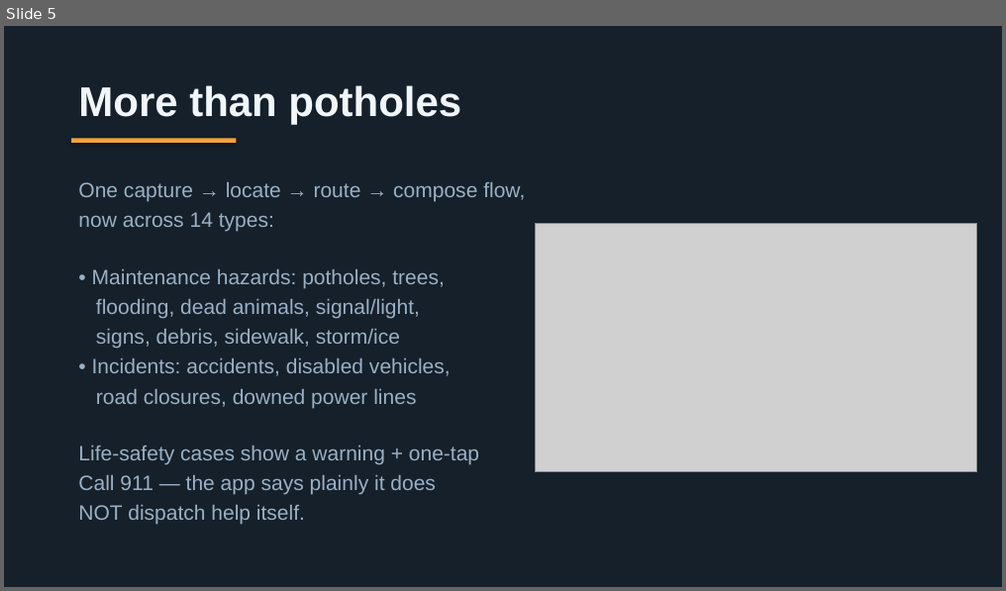
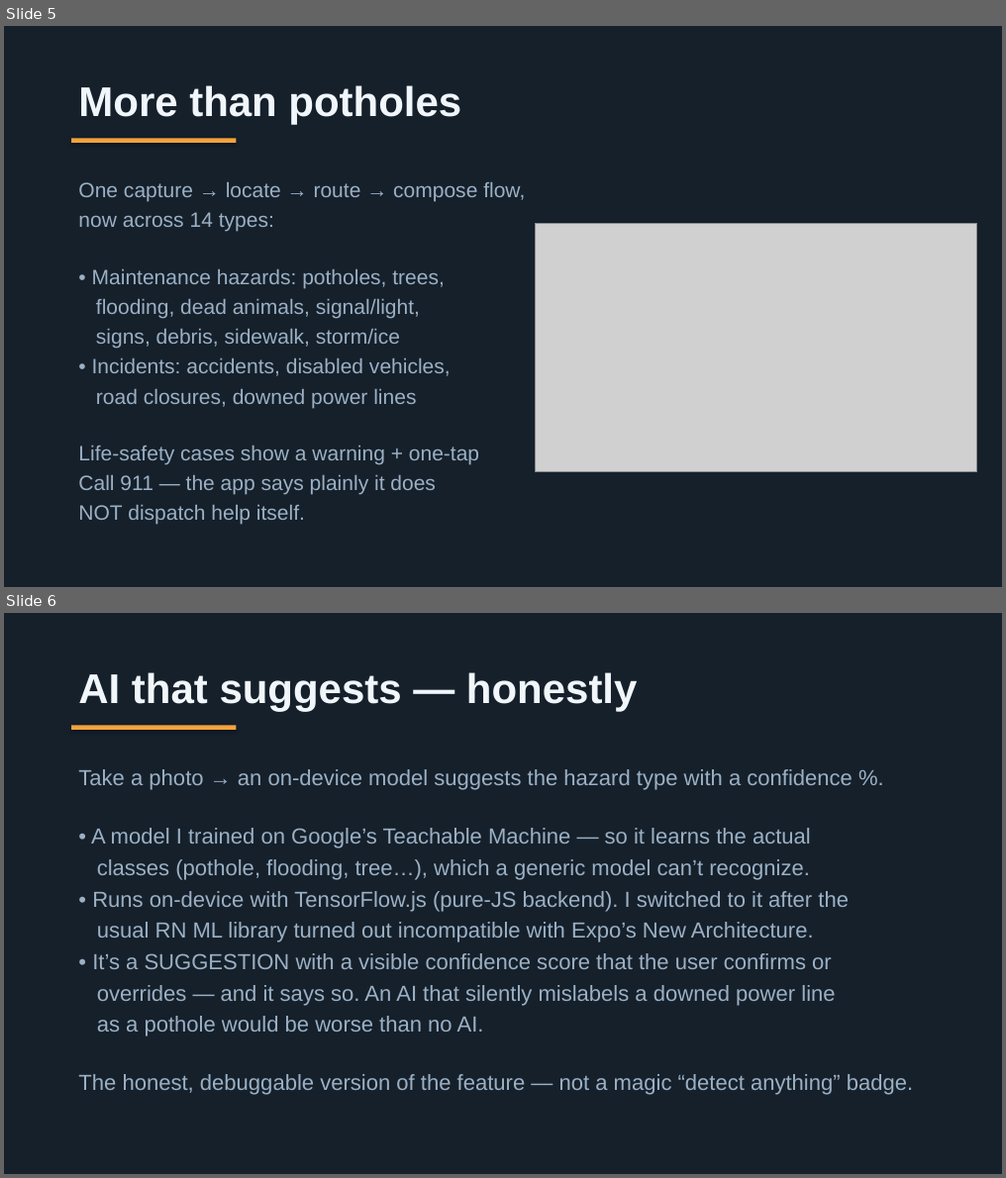
Before and after one commit to rvenky76/potholepal-stl, a slide deck: demo/HazardHub-CAC-deck.pptx. Shown one above the other, each under a label of ours: slide 5 before the commit, slides 5 and 6 after it. The pictures are 1006x591 and 1006x1178 pixels, drawn with LibreOffice and Linux fonts; fonts in the diff are those of the drawing; grey boxes stand for pictures. Boxes give left, top, right and bottom in pixels: in the first picture for what was removed or moved away, otherwise in the second. Text is boxed around its words. In the diff, an @@ line names an element or a change of style, - is before the commit and + after.

```diff
--- a/demo/HazardHub-CAC-deck.pptx
+++ b/demo/HazardHub-CAC-deck.pptx
@@ slide 6 added at bbox=[4, 613, 1002, 1174], background #15202B @@
@@ text added at bbox=[78, 672, 637, 711], 40 pt, text #F1F6FB, bold @@
+AI that suggests — honestly
@@ rectangle added at bbox=[71, 725, 236, 730], fill #F2A33C @@
@@ text added at bbox=[78, 769, 913, 1095], 21 pt, text #9BB0C4 @@
+Take a photo → an on-device model suggests the hazard type with a confidence %.
+• A model I trained on Google’s Teachable Machine — so it learns the actual
+classes (pothole, flooding, tree…), which a generic model can’t recognize.
+• Runs on-device with TensorFlow.js (pure-JS backend). I switched to it after the
+usual RN ML library turned out incompatible with Expo’s New Architecture.
+• It’s a SUGGESTION with a visible confidence score that the user confirms or
+overrides — and it says so. An AI that silently mislabels a downed power line
+as a pothole would be worse than no AI.
+The honest, debuggable version of the feature — not a magic “detect anything” badge.
```
Also in this commit, not shown: 2 slides changed, 12 other files.
